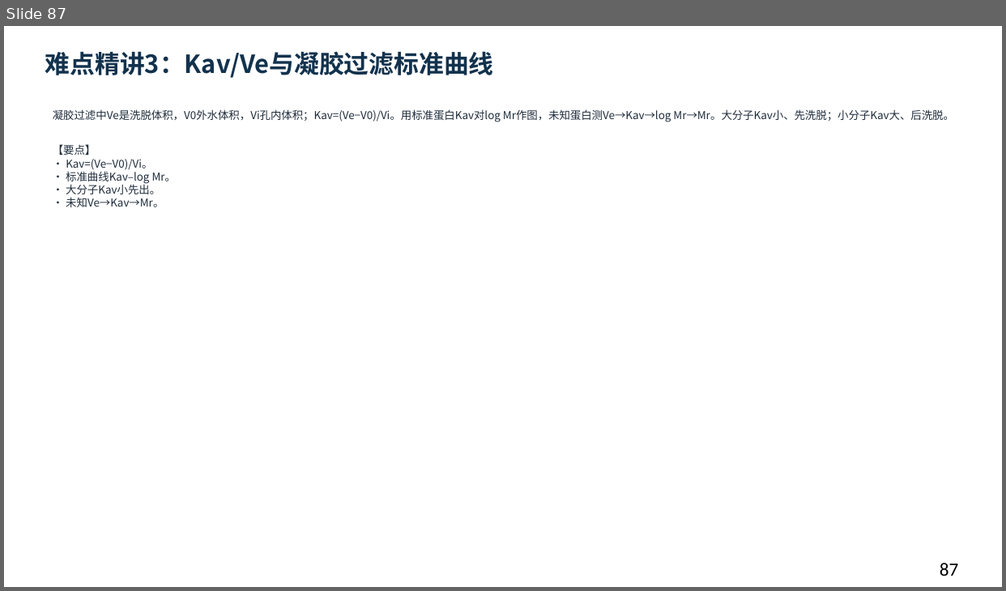
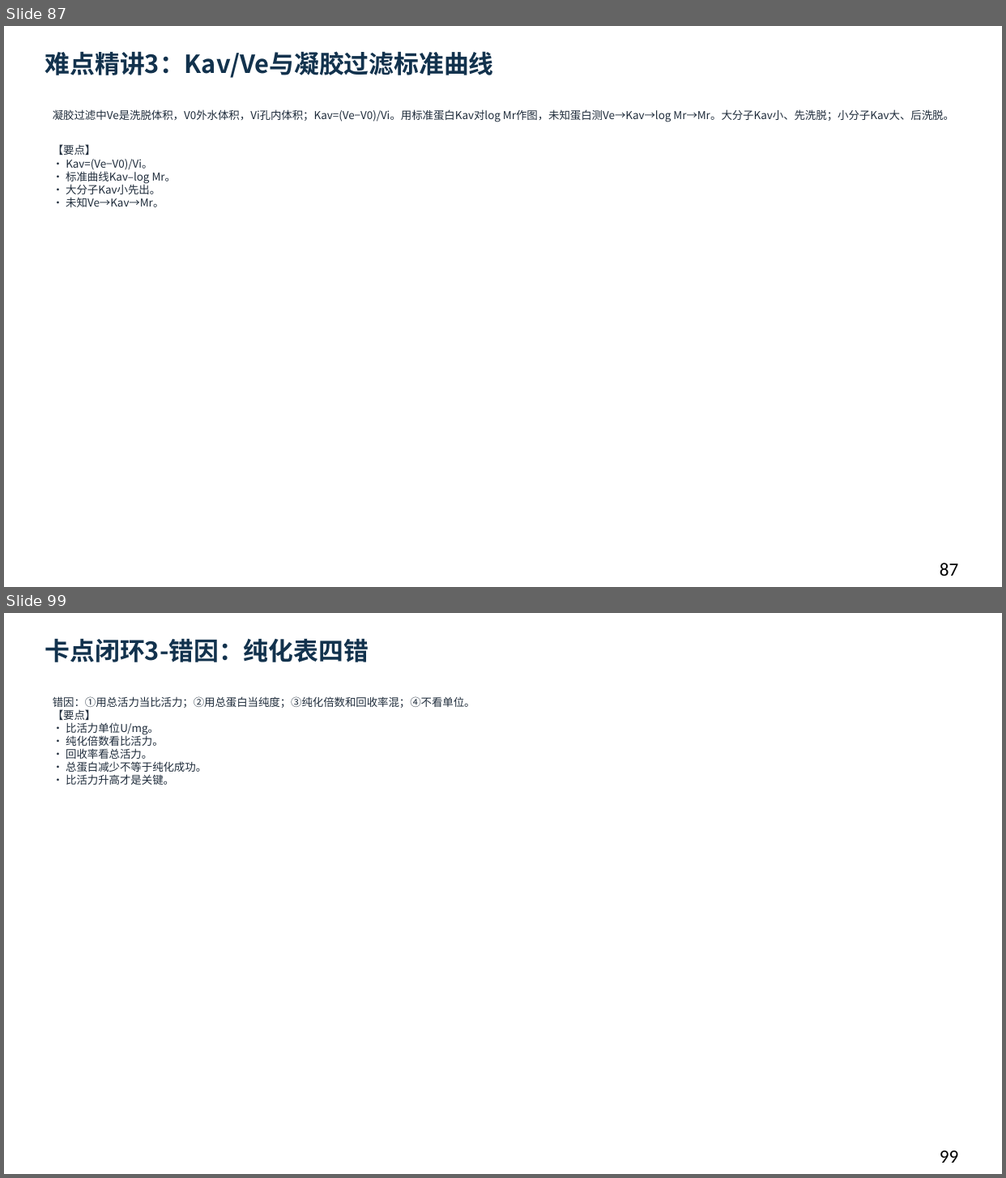
Before and after one commit to newkan-li/Biochemistry, a slide deck: downloads/bc05-ai-style.pptx. Shown one above the other, each under a label of ours: slide 87 before the commit, slides 87 and 99 after it; the slides between them are not shown. The pictures are 1006x591 and 1006x1178 pixels, drawn with LibreOffice and Linux fonts; fonts in the diff are those of the drawing. Boxes give left, top, right and bottom in pixels: in the first picture for what was removed or moved away, otherwise in the second. Text is boxed around its words. In the diff, an @@ line names an element or a change of style, - is before the commit and + after.

```diff
--- a/downloads/bc05-ai-style.pptx
+++ b/downloads/bc05-ai-style.pptx
@@ slide 99 added at bbox=[4, 613, 1002, 1174], background #FFFFFF @@
@@ text added at bbox=[45, 638, 368, 662], 24 pt, text #12324D, bold @@
+卡点闭环3-错因：纯化表四错
@@ text added at bbox=[53, 696, 475, 785], 10.5 pt, text #202D3C @@
+错因：①用总活力当比活力；②用总蛋白当纯度；③纯化倍数和回收率混；④不看单位。
+【要点】
+• 比活力单位U/mg。
+• 纯化倍数看比活力。
+• 回收率看总活力。
+• 总蛋白减少不等于纯化成功。
+• 比活力升高才是关键。
@@ text added at bbox=[940, 1151, 958, 1163], 18 pt, text #000000 @@
+99
```
Also in this commit, not shown: 1 slide changed, 11 other slides added, 18 other files.
